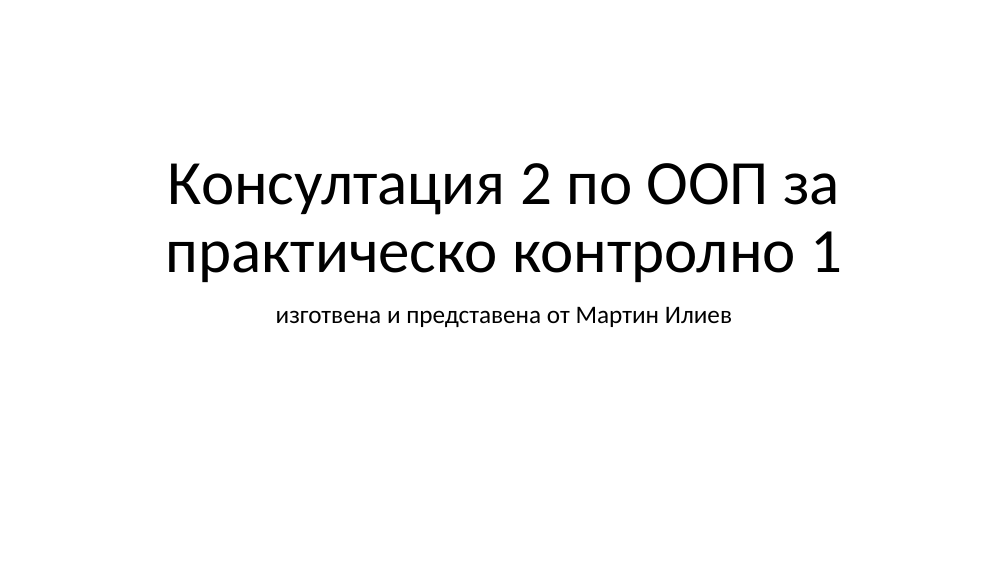
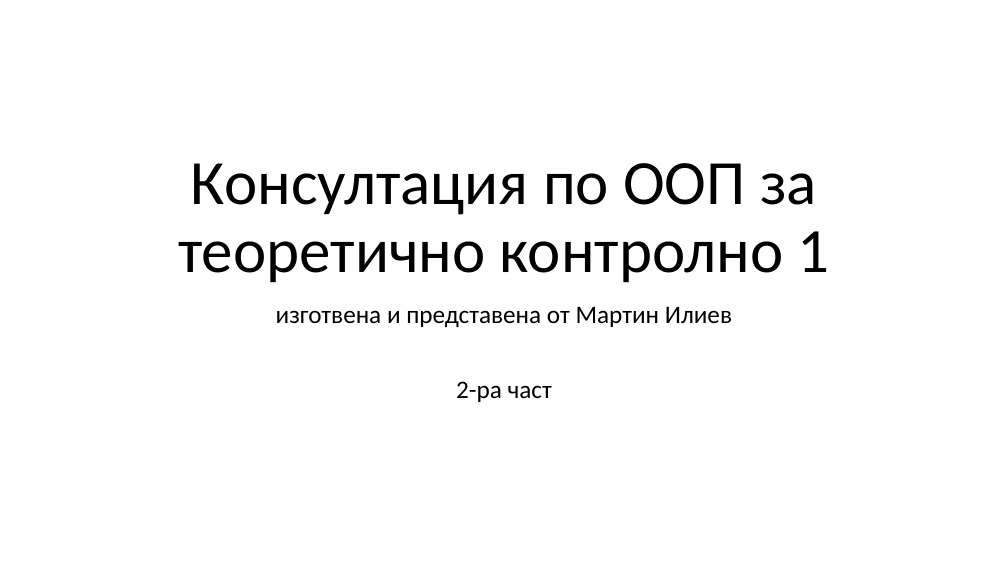
Before and after one commit to Mapmo/Uni-CPP, a slide deck: slide 1 of Object-Oriented Programming/Consultation 2/Consultation2.pptx (slide 2 before the commit). Drawn at 1008x567 pixels with LibreOffice and Linux fonts; fonts in the diff are those of the drawing. Boxes give left, top, right and bottom in pixels: in the first picture for what was removed or moved away, otherwise in the second. Text is boxed around its words. In the diff, an @@ line names an element or a change of style, - is before the commit and + after.

```diff
--- a/Object-Oriented Programming/Consultation 2/Consultation2.pptx
+++ b/Object-Oriented Programming/Consultation 2/Consultation2.pptx
@@ title at bbox=[178, 163, 830, 282]: text changed @@
-Консултация 2 по ООП за практическо контролно 1
+Консултация по ООП за теоретично контролно 1
@@ subtitle at bbox=[456, 381, 552, 402]: paragraph added @@
+2-ра част
```
Also in this commit, not shown: 10 other slides changed, 73 slides added, 74 slides removed, 4 other files.
